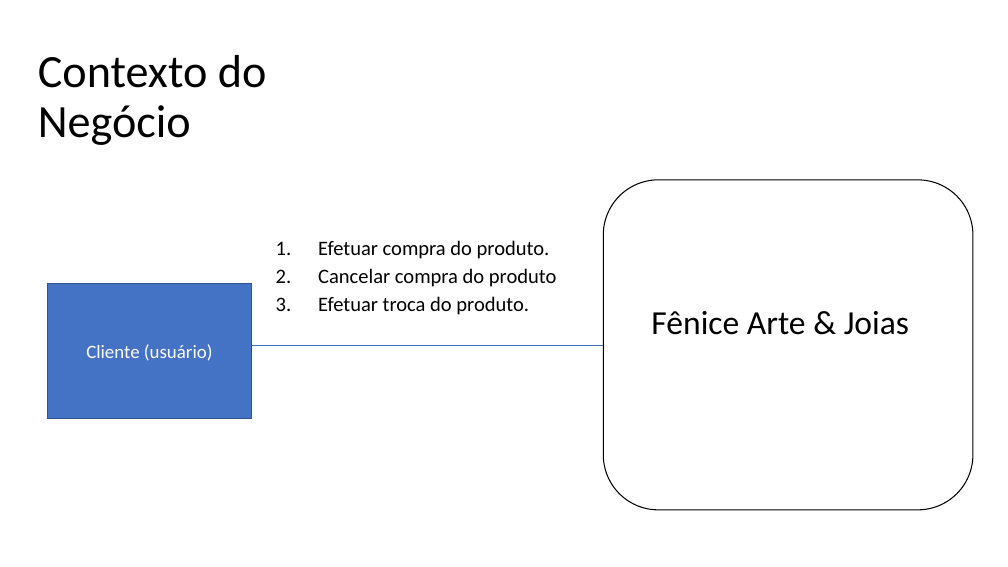
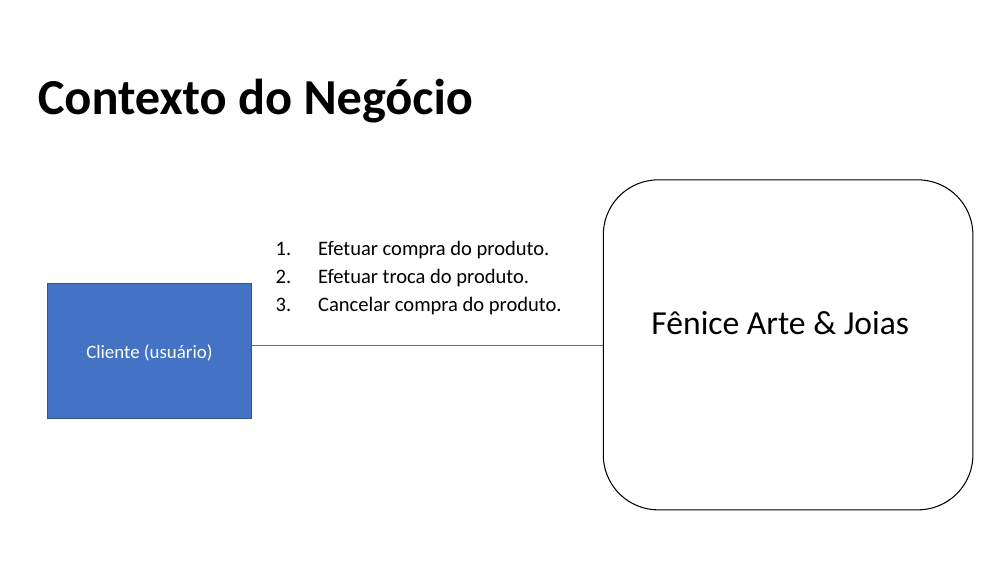
Before and after one commit to brendonimpacta/OPE_RequestSolved, a slide deck: slide 1 of 15. Arquitetura de Negócio para cada Cenário.pptx. Drawn at 1008x567 pixels with LibreOffice and Linux fonts; fonts in the diff are those of the drawing. Boxes give left, top, right and bottom in pixels: in the first picture for what was removed or moved away, otherwise in the second. Text is boxed around its words. In the diff, an @@ line names an element or a change of style, - is before the commit and + after.

```diff
--- a/15. Arquitetura de Negócio para cada Cenário.pptx
+++ b/15. Arquitetura de Negócio para cada Cenário.pptx
@@ title "Contexto do Negócio" at <box>38,78,473,123</box>: size 44 to 48 pt, bold on @@
@@ text at <box>318,268,556,287</box>: paragraph removed @@
-2. Cancelar compra do produto
@@ text at <box>318,296,562,315</box>: paragraph added @@
+3. Cancelar compra do produto.
```
Also in this commit, not shown: 2 other slides changed, 3 slides removed.
